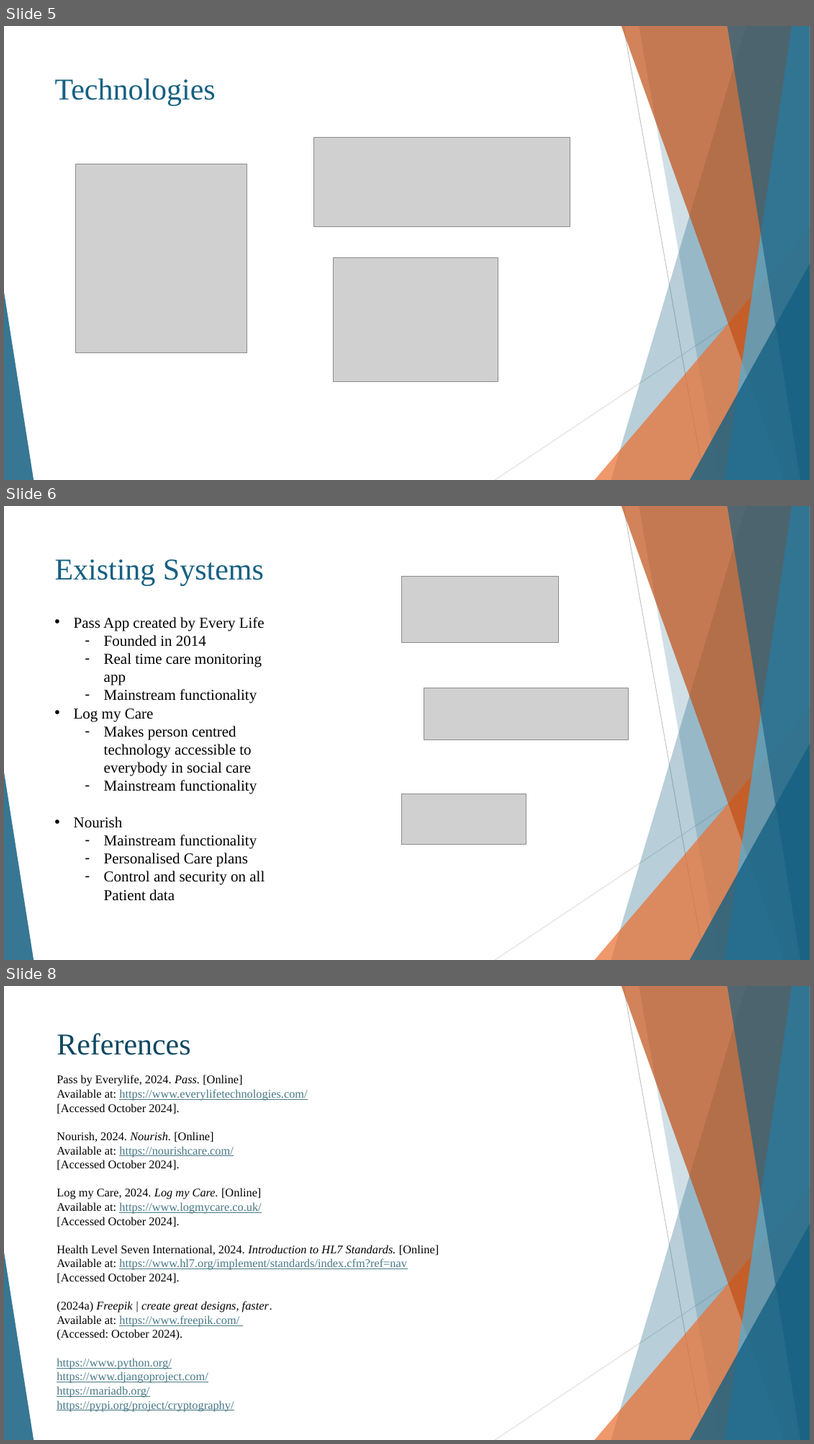
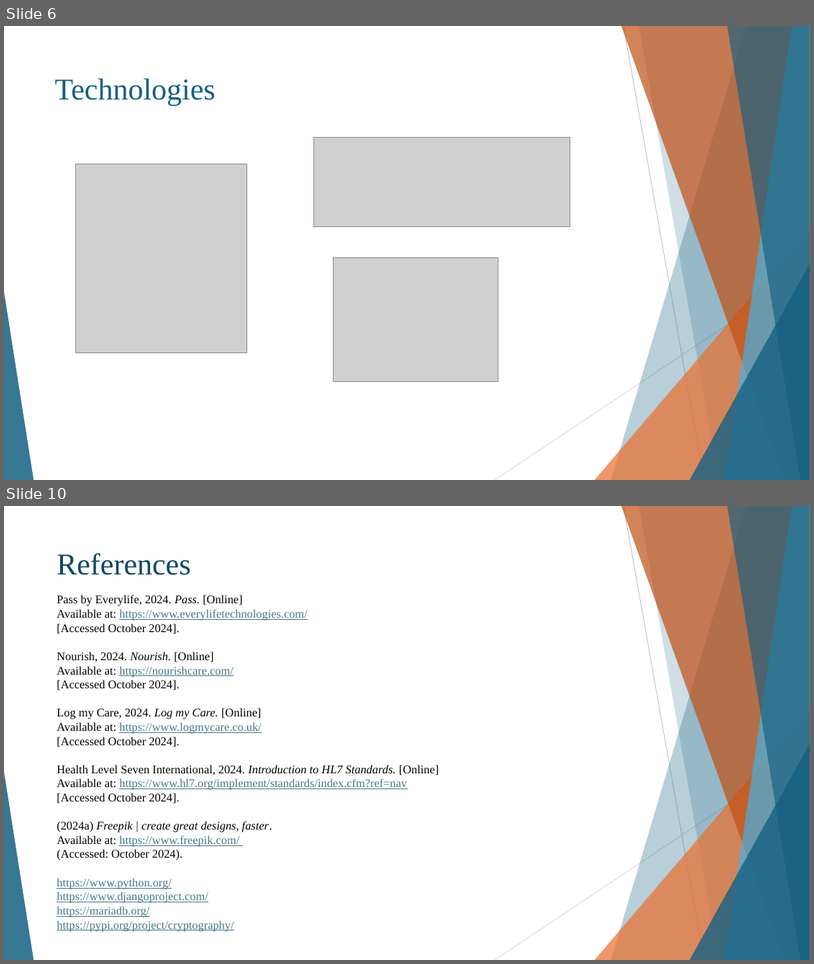
Before and after one commit to Qadeer1813/Project-Y4, a slide deck: Elderly Care Management System(ECMS) Presentation.pptx. Shown one above the other, each under a label of ours: slides 5, 6 and 8 before the commit, slides 6 and 10 after it; the slides between them are not shown. The pictures are 814x1444 and 814x964 pixels, drawn with LibreOffice and Linux fonts; fonts in the diff are those of the drawing; grey boxes stand for pictures. Boxes give left, top, right and bottom in pixels: in the first picture for what was removed or moved away, otherwise in the second. Text is boxed around its words. In the diff, an @@ line names an element or a change of style, - is before the commit and + after.

```diff
--- a/Elderly Care Management System(ECMS) Presentation.pptx
+++ b/Elderly Care Management System(ECMS) Presentation.pptx
@@ slide 6 removed at <box>4,506,810,960</box>, background #FFFFFF; not listed: 10 template elements that a slide beside it also shows @@
@@ title removed at <box>55,559,264,585</box> @@
-Existing Systems
@@ picture removed at <box>402,577,558,644</box> @@
@@ text removed at <box>74,617,265,901</box> @@
-• Pass App created by Every Life
-  – Founded in 2014
-  – Real time care monitoring app
-  – Mainstream functionality
-• Log my Care
-  – Makes person centred technology accessible to everybody in social care
-  – Mainstream functionality
-• Nourish
-  – Mainstream functionality
-  – Personalised Care plans
-  – Control and security on all Patient data
@@ picture removed at <box>424,688,628,740</box> @@
@@ picture removed at <box>402,794,526,844</box> @@
@@ what was slide 5 is now slide 6 @@
@@ what was slide 8 is now slide 10 @@
```
Also in this commit, not shown: 4 slides changed, 3 slides added.
